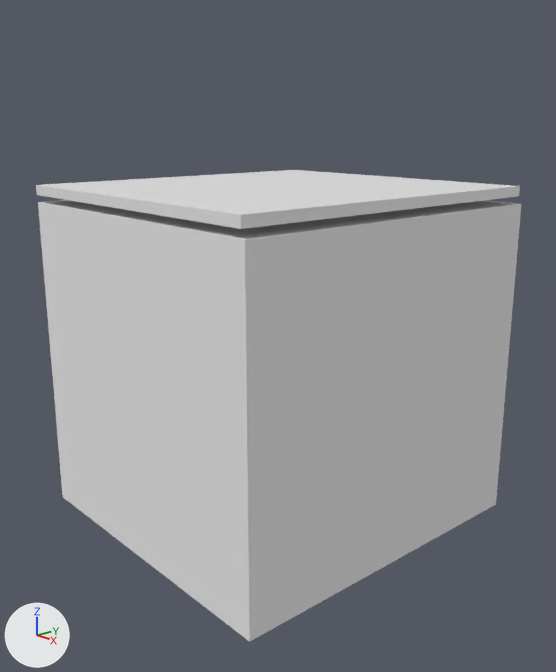
The Blender file working/subahu/Bookstore/Bookstore.blend, before and after one commit.
Rendered twice from a 50 mm camera at (6.5, -5.71, 4.5) aimed at (0.07, -0.04, 2.08). The lights are fixed; the arrows at lower left show +X, +Y and +Z.
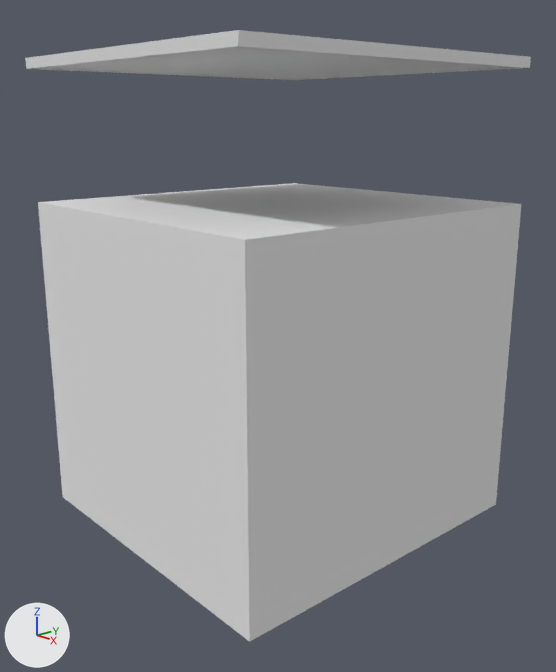
The change, as a list of edits to the scene's bpy script:
```text
Change ob_cube_001:
    ob_cube_001.location: (0.0, -0.02, 3.73) -> (0.0, -0.02, 5.06)
```

What differs and where, as boxes [x1, y1, x2, y2] in the pictures (556 x 672 px):
'Cube.001', moved: before [36, 170, 520, 229]; after [25, 30, 531, 80]
